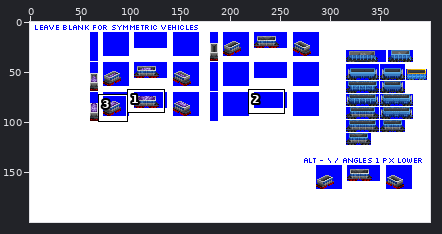
File history of a sprite sheet, src/graphics/pony/hopper_car_pony_gen_5B.png. Above, an overview of the earlier version with the close-up marked.
Close-up. Before the commit:
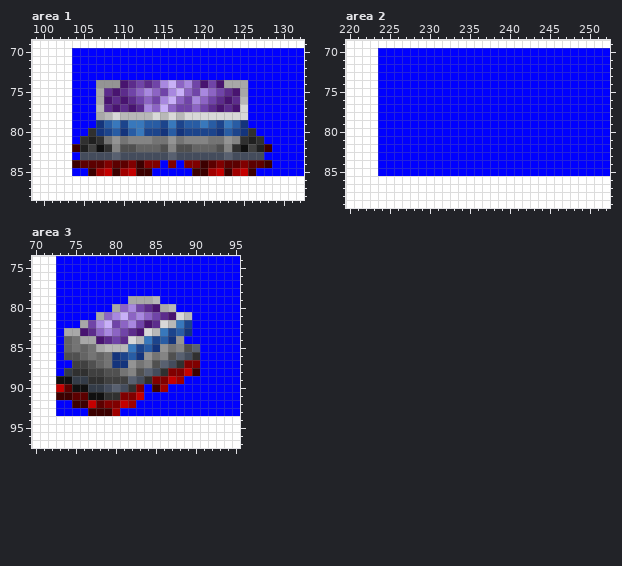
The file is 400x200 pixels. Shown: area 1: x 99..132, y 69..88; area 2: x 220..252, y 69..89; area 3: x 70..95, y 74..97. The commit also changed other parts of the picture, which this record leaves out.
After:
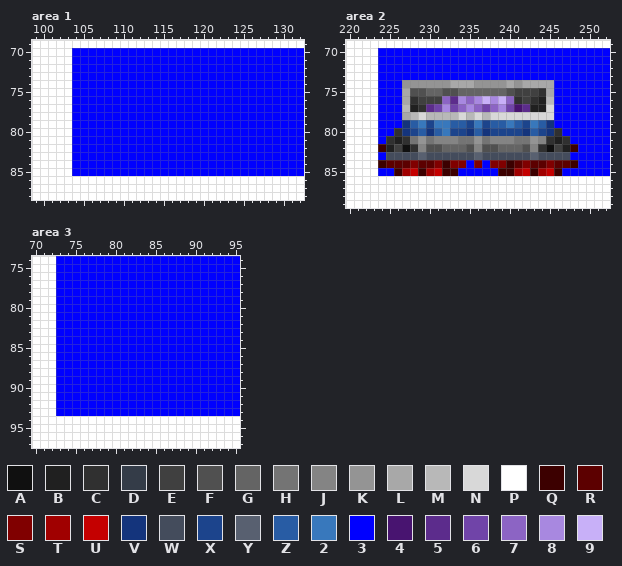
Palette (. is transparent): A #101010  B #202020  C #303030  D #343c48  E #404040  F #505050  G #646464  H #747474  J #848484  K #949494  L #a8a8a8  M #b8b8b8  N #d8d8d8  P #ffffff  Q #3c0000  R #5c0000  S #800000  T #a00000  U #c40000  V #14347c  W #444c5c  X #1c448c  Y #586070  Z #285ca4  2 #3878bc  3 #0000ff  4 #481470  5 #5c2c8c  6 #7044a8  7 #8c64c4  8 #a888e0  9 #c8b0f8
What changed:
{"where": "area 1"}
{"y":74,"x":107,"old":"KKK4565689786464LLL","new":"3333333333333333333"}
{"y":75,"x":107,"old":"L54567876897687654L","new":"3333333333333333333"}
{"y":76,"x":107,"old":"L45456768976876545M","new":"3333333333333333333"}
{"y":77,"x":107,"old":"M54545879766765454N","new":"3333333333333333333"}
{"y":78,"x":107,"old":"LMNMMMMNMNMNNNNNNNN","new":"3333333333333333333"}
{"y":79,"x":107,"old":"VZ2X22ZZX2XZZ2ZX2ZV","new":"3333333333333333333"}
{"y":80,"x":106,"old":"CVXZVZ2XXVZVXXXXVZXVC","new":"333333333333333333333"}
{"y":81,"x":105,"old":"CBCHKHJJJHHKHJJJHHKJCBC","new":"33333333333333333333333"}
{"y":82,"x":104,"old":"QBEACJFFGGGFJFFGGGFJCAEBQ","new":"3333333333333333333333333"}
{"y":83,"x":105,"old":"WWWWYWWWWWWYWWWWWWYWWWW","new":"33333333333333333333333"}
{"y":84,"x":104,"old":"QRRRSRRSQSS","new":"33333333333"}
{"y":84,"x":116,"old":"S","new":"3"}
{"y":84,"x":118,"old":"SSQRSRRSRRQ","new":"33333333333"}
{"y":85,"x":106,"old":"QTUQTUQQ","new":"33333333"}
{"y":85,"x":119,"old":"QQTUQTUQ","new":"33333333"}
{"where": "area 2"}
{"y":74,"x":227,"old":"3333333333333333333","new":"KKKKKKLLLKKKKLKLLLL"}
{"y":75,"x":227,"old":"3333333333333333333","new":"LFFGGFFGGGGGGFEEECL"}
{"y":76,"x":227,"old":"3333333333333333333","new":"LCEEE758789897CECBM"}
{"y":77,"x":227,"old":"3333333333333333333","new":"MBC5686787678645BBN"}
{"y":78,"x":227,"old":"3333333333333333333","new":"LMNMMMMNMNMNNNNNNNN"}
{"y":79,"x":227,"old":"3333333333333333333","new":"VZ2X22ZZX2XZZ2ZX2ZV"}
{"y":80,"x":226,"old":"333333333333333333333","new":"CVXZVZ2XXVZVXXXXVZXVC"}
{"y":81,"x":225,"old":"33333333333333333333333","new":"CBCHKHJJJHHKHJJJHHKJCBC"}
{"y":82,"x":224,"old":"3333333333333333333333333","new":"QBEACJFFGGGFJFFGGGFJCAEBQ"}
{"y":83,"x":225,"old":"33333333333333333333333","new":"WWWWYWWWWWWYWWWWWWYWWWW"}
{"y":84,"x":224,"old":"33333333333","new":"QRRRSRRSQSS"}
{"y":84,"x":236,"old":"3","new":"S"}
{"y":84,"x":238,"old":"33333333333","new":"SSQRSRRSRRQ"}
{"y":85,"x":226,"old":"33333333","new":"QTUQTUQQ"}
{"y":85,"x":239,"old":"33333333","new":"QQTUQTUQ"}
{"where": "area 3"}
{"y":79,"x":82,"old":"LLLM","new":"3333"}
{"y":80,"x":80,"old":"L78654LM","new":"33333333"}
{"y":81,"x":78,"old":"L789787654NM","new":"333333333333"}
{"y":82,"x":76,"old":"L689678645NM2X","new":"33333333333333"}
{"y":83,"x":74,"old":"LL45787654NM2XZV","new":"3333333333333333"}
{"y":84,"x":74,"old":"GHLL4565NM2XZVK","new":"333333333333333"}
{"y":85,"x":74,"old":"GHGHLMMM2XZVKHJFY","new":"33333333333333333"}
{"y":86,"x":74,"old":"FFGHGHVXZVKHJFYWC","new":"33333333333333333"}
{"y":87,"x":75,"old":"EEFGHVVKHJFYWCSS","new":"3333333333333333"}
{"y":88,"x":74,"old":"DCCEEFFHJFYWCSSUQ","new":"33333333333333333"}
{"y":89,"x":73,"old":"AADDCCEEEYWCSSUT","new":"3333333333333333"}
{"y":90,"x":73,"old":"URAADDWYWCS","new":"33333333333"}
{"y":90,"x":85,"old":"QT","new":"33"}
{"y":91,"x":73,"old":"QQRRAACCSSU","new":"33333333333"}
{"y":92,"x":75,"old":"QQURSSUT","new":"33333333"}
{"y":93,"x":77,"old":"QQQT","new":"3333"}
